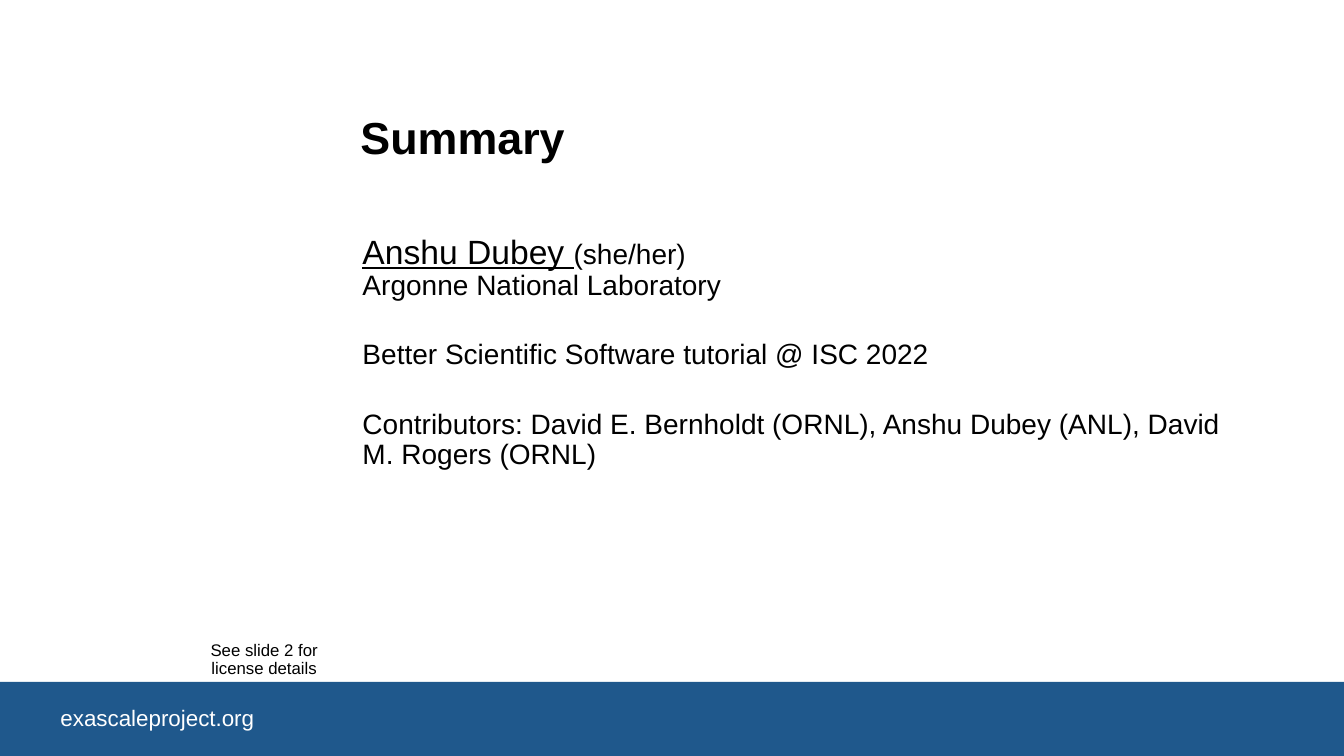
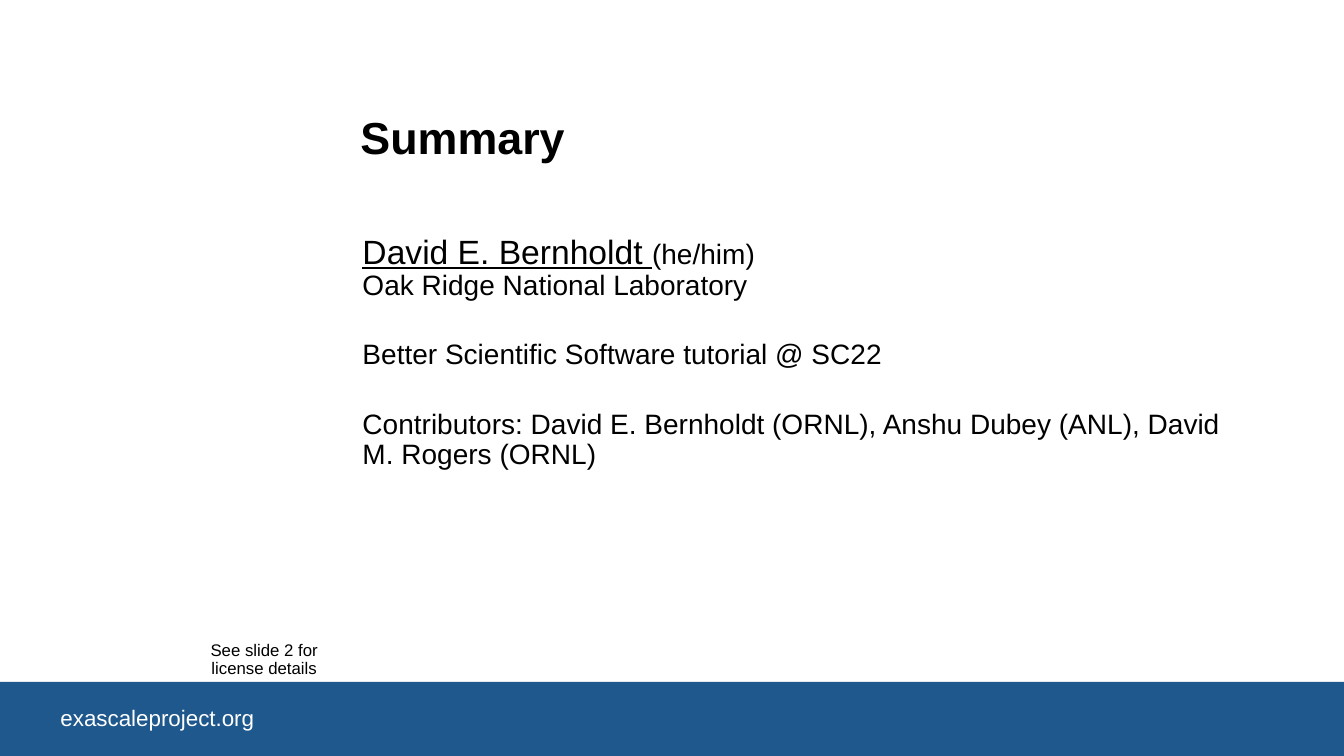
Before and after one commit to bssw-tutorial/presentations, a slide deck: slide 1 of summary.pptx. Drawn at 1344x756 pixels with LibreOffice and Linux fonts; fonts in the diff are those of the drawing; background and template pictures are left out. Boxes give left, top, right and bottom in pixels: in the first picture for what was removed or moved away, otherwise in the second. Text is boxed around its words. In the diff, an @@ line names an element or a change of style, - is before the commit and + after.

```diff
--- a/summary.pptx
+++ b/summary.pptx
@@ subtitle at <box>362,239,881,365</box>: text changed @@
-Anshu Dubey (she/her)
-Argonne National Laboratory
-Better Scientific Software tutorial @ ISC 2022
+David E. Bernholdt (he/him)
+Oak Ridge National Laboratory
+Better Scientific Software tutorial @ SC22
```
Also in this commit, not shown: 3 other slides changed, 4 slides removed.
